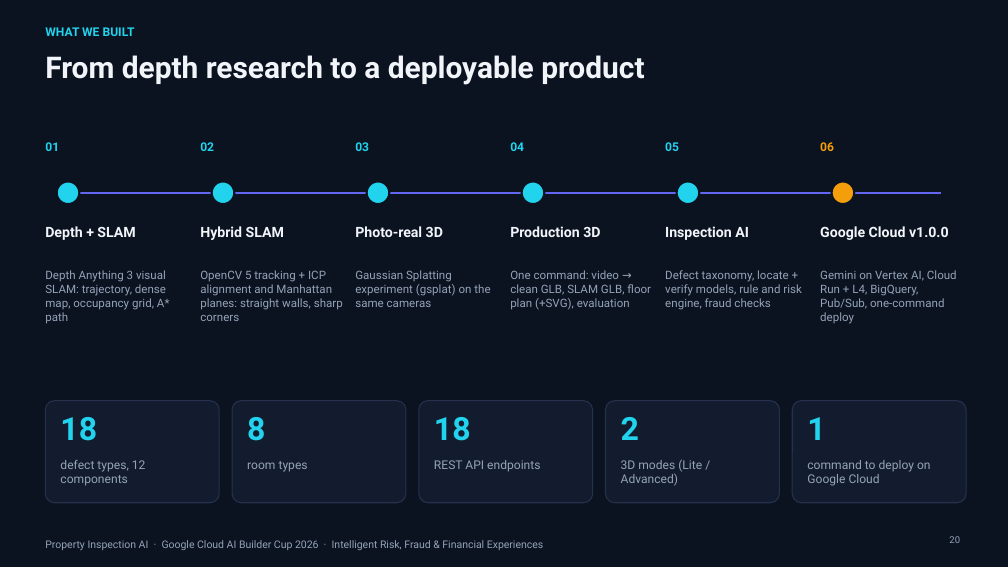
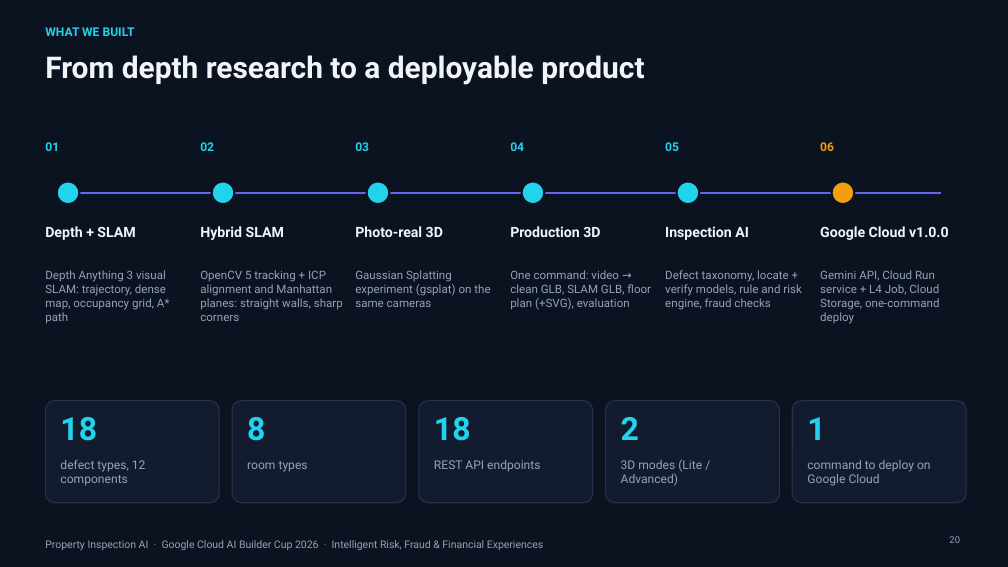
Before and after one commit to XCore-Lab/property-inspection-ai, a slide deck: slide 20 of docs/pitch-deck/Property_Inspection_AI_Pitch.pptx. Drawn at 1008x567 pixels with LibreOffice and Linux fonts; fonts in the diff are those of the drawing; background and template pictures are left out. Boxes give left, top, right and bottom in pixels: in the first picture for what was removed or moved away, otherwise in the second. Text is boxed around its words. In the diff, an @@ line names an element or a change of style, - is before the commit and + after.

```diff
--- a/docs/pitch-deck/Property_Inspection_AI_Pitch.pptx
+++ b/docs/pitch-deck/Property_Inspection_AI_Pitch.pptx
@@ text at [820,270,939,324]: text changed @@
-Gemini on Vertex AI, Cloud Run + L4, BigQuery, Pub/Sub, one-command deploy
+Gemini API, Cloud Run service + L4 Job, Cloud Storage, one-command deploy
```
Also in this commit, not shown: 12 other slides changed, 3 other files.
